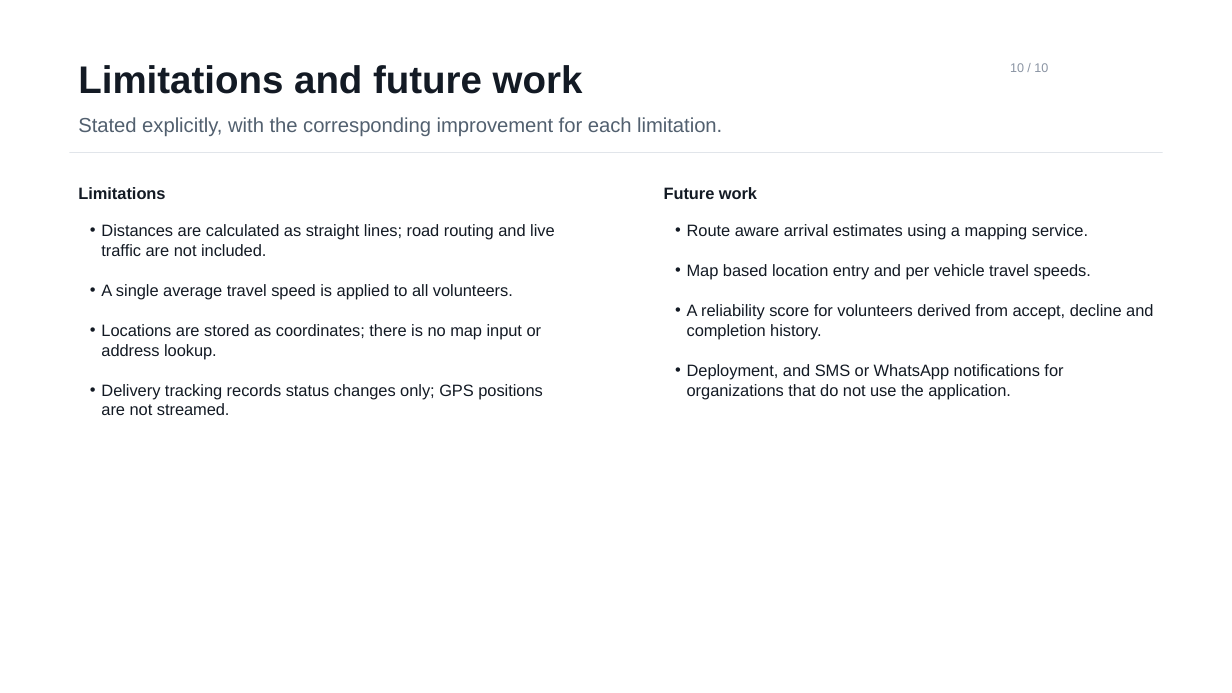
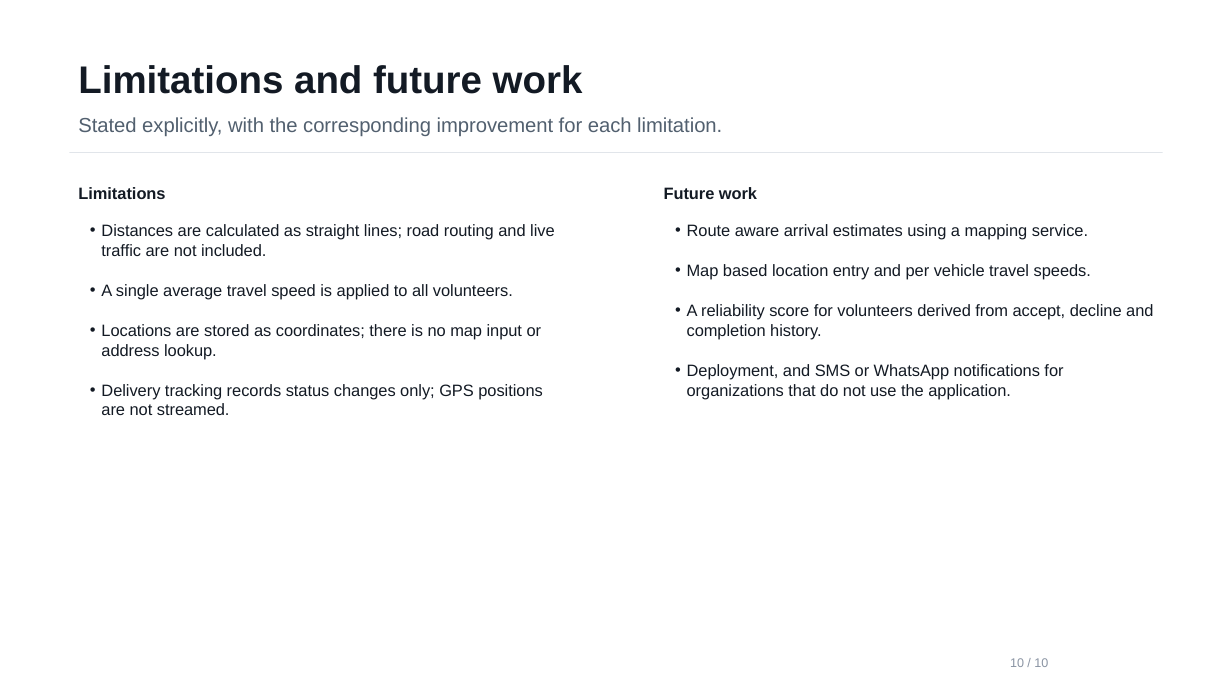
Before and after one commit to AdiByte5/FoodBridge, a slide deck: slide 10 of docs/FoodBridge_Project_Review.pptx. Drawn at 1232x693 pixels with LibreOffice and Linux fonts; fonts in the diff are those of the drawing. Boxes give left, top, right and bottom in pixels: in the first picture for what was removed or moved away, otherwise in the second. Text is boxed around its words. In the diff, an @@ line names an element or a change of style, - is before the commit and + after.

```diff
--- a/docs/FoodBridge_Project_Review.pptx
+++ b/docs/FoodBridge_Project_Review.pptx
@@ text "10 / 10": place and size @@
-text "10 / 10" at (1010,63,1048,72)
+text "10 / 10" at (1010,658,1048,667)
```
Also in this commit, not shown: 8 other slides changed.
